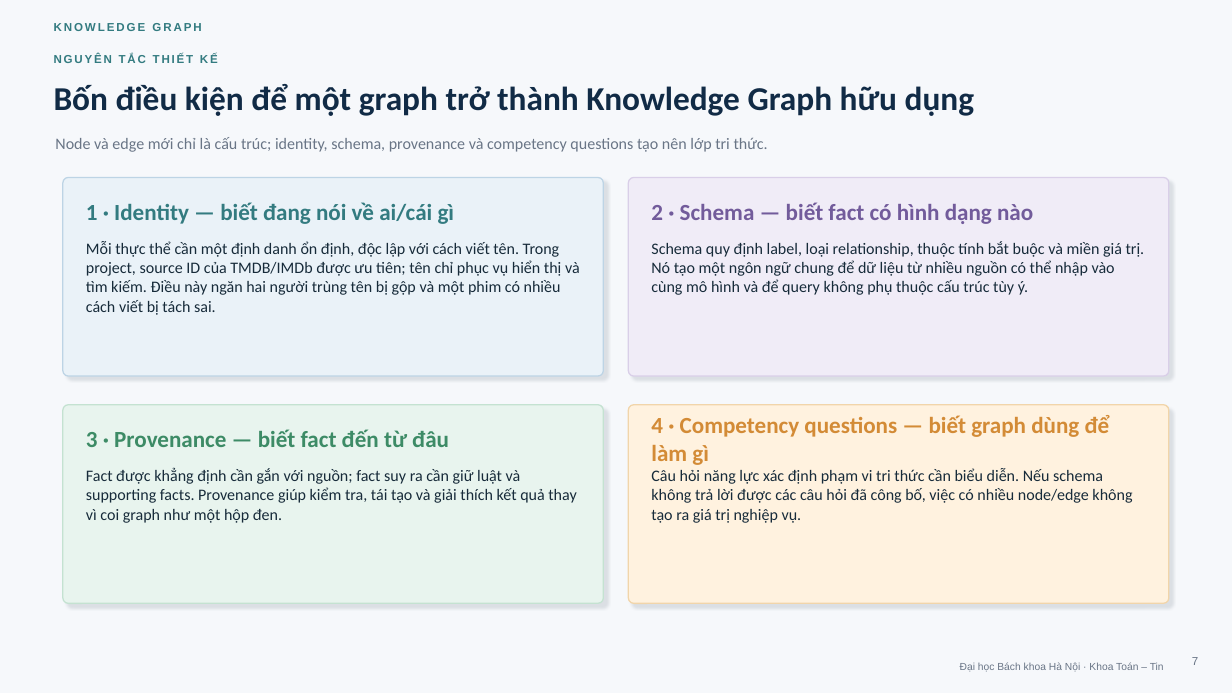
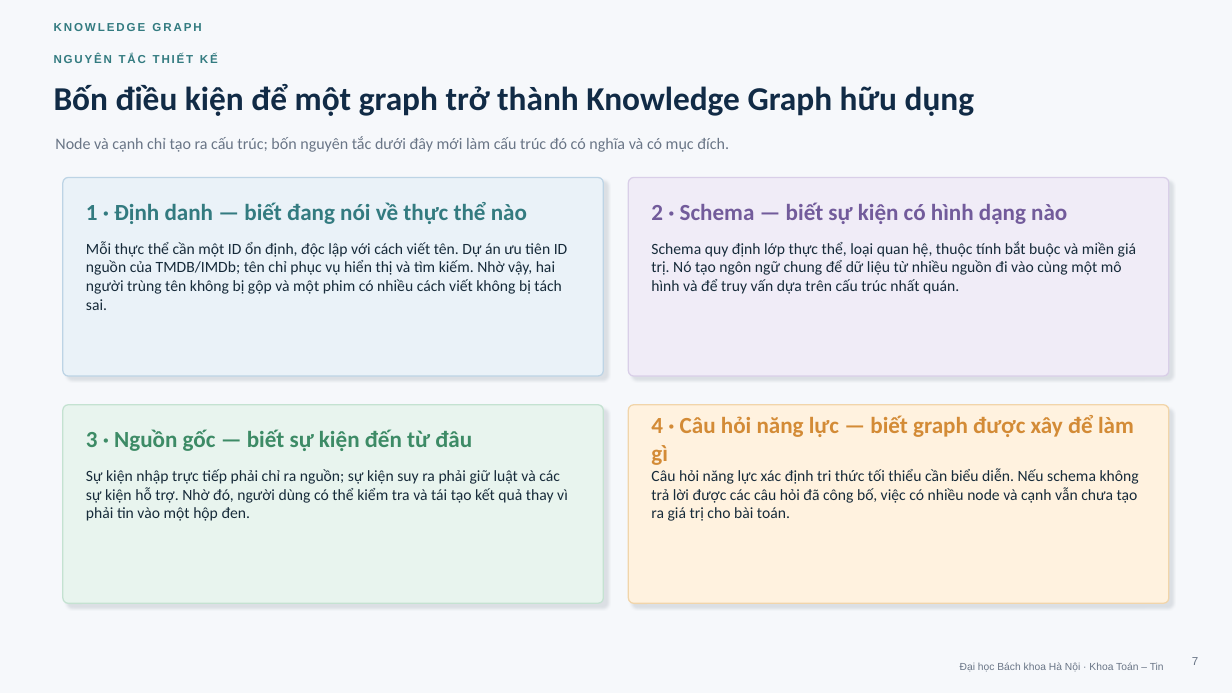
Before and after one commit to khanhhk/advanced_database, a slide deck: slide 7 of docs/deliverables/slide/movie_knowledge_graph_defense.pptx. Drawn at 1232x693 pixels with LibreOffice and Linux fonts; fonts in the diff are those of the drawing. Boxes give left, top, right and bottom in pixels: in the first picture for what was removed or moved away, otherwise in the second. Text is boxed around its words. In the diff, an @@ line names an element or a change of style, - is before the commit and + after.

```diff
--- a/docs/deliverables/slide/movie_knowledge_graph_defense.pptx
+++ b/docs/deliverables/slide/movie_knowledge_graph_defense.pptx
@@ text at [55,136,729,152]: text changed @@
-Node và edge mới chỉ là cấu trúc; identity, schema, provenance và competency questions tạo nên lớp tri thức.
+Node và cạnh chỉ tạo ra cấu trúc; bốn nguyên tắc dưới đây mới làm cấu trúc đó có nghĩa và có mục đích.
@@ text at [86,202,527,224]: text changed @@
-1 · Identity — biết đang nói về ai/cái gì
+1 · Định danh — biết đang nói về thực thể nào
@@ text at [651,202,1067,224]: text changed @@
-2 · Schema — biết fact có hình dạng nào
+2 · Schema — biết sự kiện có hình dạng nào
@@ text at [86,241,568,310]: text changed; size 12.5 to 12.2 pt @@
-Mỗi thực thể cần một định danh ổn định, độc lập với cách viết tên. Trong project, source ID của TMDB/IMDb được ưu tiên; tên chỉ phục vụ hiển thị và tìm kiếm. Điều này ngăn hai người trùng tên bị gộp và một phim có nhiều cách viết bị tách sai.
+Mỗi thực thể cần một ID ổn định, độc lập với cách viết tên. Dự án ưu tiên ID nguồn của TMDB/IMDb; tên chỉ phục vụ hiển thị và tìm kiếm. Nhờ vậy, hai người trùng tên không bị gộp và một phim có nhiều cách viết không bị tách sai.
@@ text at [651,241,1136,294]: text changed; size 12.5 to 12.2 pt @@
-Schema quy định label, loại relationship, thuộc tính bắt buộc và miền giá trị. Nó tạo một ngôn ngữ chung để dữ liệu từ nhiều nguồn có thể nhập vào cùng mô hình và để query không phụ thuộc cấu trúc tùy ý.
+Schema quy định lớp thực thể, loại quan hệ, thuộc tính bắt buộc và miền giá trị. Nó tạo ngôn ngữ chung để dữ liệu từ nhiều nguồn đi vào cùng một mô hình và để truy vấn dựa trên cấu trúc nhất quán.
@@ text at [651,415,1134,465]: text changed @@
-4 · Competency questions — biết graph dùng để làm gì
+4 · Câu hỏi năng lực — biết graph được xây để làm gì
@@ text at [86,429,472,451]: text changed @@
-3 · Provenance — biết fact đến từ đâu
+3 · Nguồn gốc — biết sự kiện đến từ đâu
@@ text at [86,469,568,521]: text changed; size 12.5 to 12.2 pt @@
-Fact được khẳng định cần gắn với nguồn; fact suy ra cần giữ luật và supporting facts. Provenance giúp kiểm tra, tái tạo và giải thích kết quả thay vì coi graph như một hộp đen.
+Sự kiện nhập trực tiếp phải chỉ ra nguồn; sự kiện suy ra phải giữ luật và các sự kiện hỗ trợ. Nhờ đó, người dùng có thể kiểm tra và tái tạo kết quả thay vì phải tin vào một hộp đen.
@@ text at [651,468,1139,521]: text changed; size 12.5 to 12.2 pt @@
-Câu hỏi năng lực xác định phạm vi tri thức cần biểu diễn. Nếu schema không trả lời được các câu hỏi đã công bố, việc có nhiều node/edge không tạo ra giá trị nghiệp vụ.
+Câu hỏi năng lực xác định tri thức tối thiểu cần biểu diễn. Nếu schema không trả lời được các câu hỏi đã công bố, việc có nhiều node và cạnh vẫn chưa tạo ra giá trị cho bài toán.
```
Also in this commit, not shown: 18 other slides changed, 4 other files.
